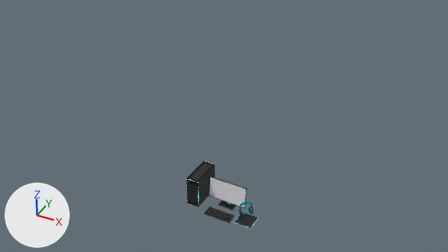
A saved change to the Blender file Blender/low poly pc.blend.
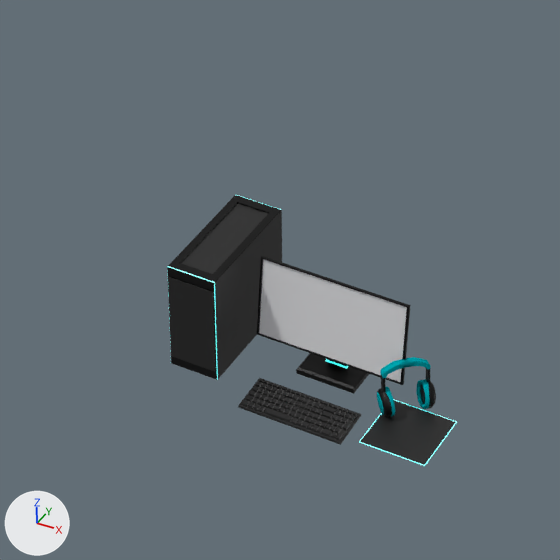
Each version is shown from the file's camera 'Camera', then close up on the part from 32% to 63% of the width and 45% to 100% of the height. Lighting does not change. The marker at lower left points along +X, +Y and +Z. The last two pictures show the newer version.

The first close-up shows 'Keys', 'Plane', 'cpu', 'headset', 'monitor'.
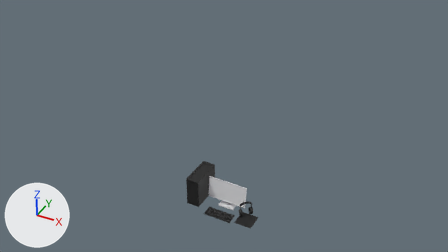
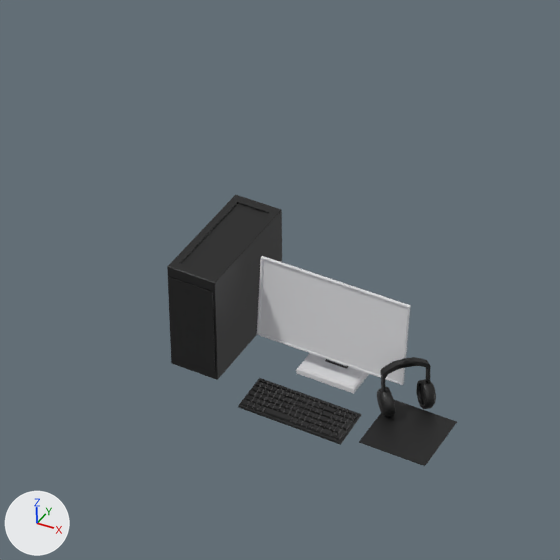
Where the change shows, as pixel boxes [x1, y1, x2, y2] in the close-ups (560 x 560 px):
part 1 of me_cube_002, recoloured
    both: [257, 256, 410, 394]
part 2 of me_cube_002, recoloured
    both: [325, 359, 349, 369]
part 3 of me_cube, recoloured
    both: [167, 195, 282, 380]
part 4 of me_cube, recoloured
    both: [167, 195, 281, 380]
part 5 of me_cylinder, recoloured
    both: [377, 368, 436, 416]
part 6 of me_cylinder, recoloured (cyan to black)
    both: [377, 357, 431, 416]
part 7 of me_plane, edited (looks the same)
    both: [360, 400, 456, 465]
part 8 of me_plane, recoloured
    both: [359, 399, 457, 466]

The change, as a diff of the scene's bpy script:
```diff
--- a/Blender/low poly pc.blend.py
+++ b/Blender/low poly pc.blend.py
@@ me_cube_002 @@
 me_cube_002.from_pydata(...)  # 66 vertices, 67 faces; spans x -0.353..0.353, y -0.09..0.09, z 0.0..0.5
 # used by ob_monitor; location = (0.0, 0.0, 0.0)
+# me_cube_002 part 1: all 62 faces that had it switch from mat_black (black #000000) to mat_7355608 (its picture is missing)
+# me_cube_002 part 2: all 4 faces that had it switch from mat_blue_light (light grey #bac2bf, glowing cyan #00fffc) to mat_material (black #191919)
@@ me_cube @@
 me_cube.from_pydata(...)  # 44 vertices, 44 faces; spans x -1.0..1.0, y -1.02..1.0, z -1.0..1.0
 # used by ob_cpu; parent = ob_monitor; location = (-0.532, 0.0, 0.266); scale = (0.117, 0.29, 0.266)
-me_cube.materials.append(mat_plastic)
+# me_cube part 3: all 20 faces that had it switch from mat_black (black #000000) to mat_material (black #191919)
+# me_cube part 4: all 16 faces that had it switch from mat_blue_light (light grey #bac2bf, glowing cyan #00fffc) to mat_material (black #191919)
@@ me_cylinder @@
 me_cylinder.from_pydata(...)  # 108 vertices, 99 faces; spans x -0.036..0.216, y -0.152..-0.029, z 0.0..0.119
 # used by ob_headset; parent = ob_monitor; location = (0.442, -0.137, 0.0362); rotation_euler = (-2.356, -1.571, 0.0), in degrees (-135, -90, 0)
+# me_cylinder part 5: all 26 faces that had it switch from mat_black (black #000000) to mat_material (black #191919)
+# me_cylinder part 6: all 73 faces that had it switch from mat_blue (cyan #00a3ad) to mat_material (black #191919)
@@ me_plane @@
 me_plane.from_pydata(...)  # 16 vertices, 14 faces; spans x -1.0..1.0, y -1.0..1.0, z 0.0..0.02
 # used by ob_plane; parent = ob_monitor; location = (0.453, -0.198, 0.0); scale = (0.153, 0.153, 0.153)
+# me_plane part 7: all 2 faces that had it switch from mat_plastic to mat_material (black #191919)
+# me_plane part 8: all 12 faces that had it switch from mat_blue_light (light grey #bac2bf, glowing cyan #00fffc) to mat_material (black #191919)
```
